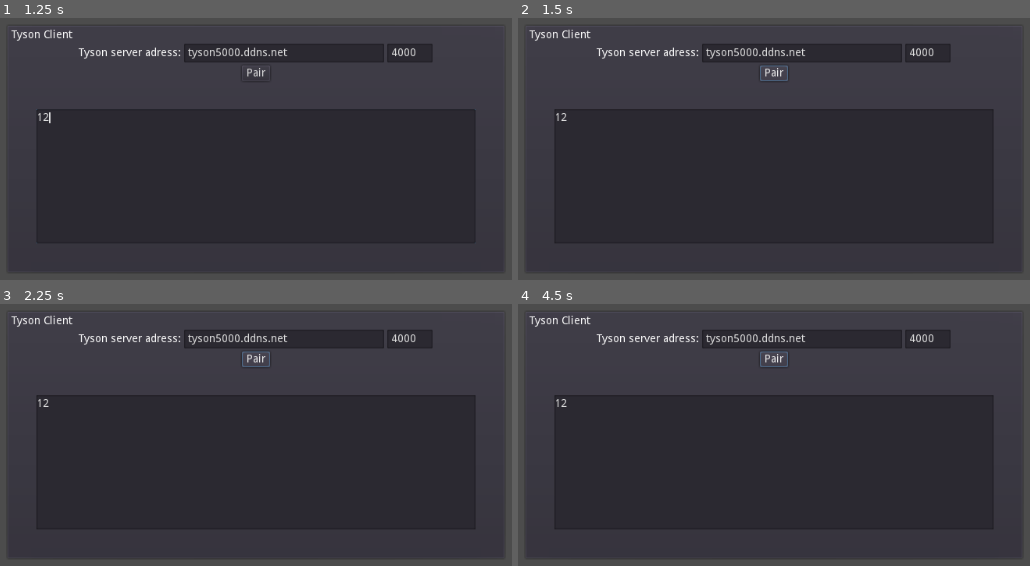
Above: before the commit, frames 1-4 (two rows, left to right).
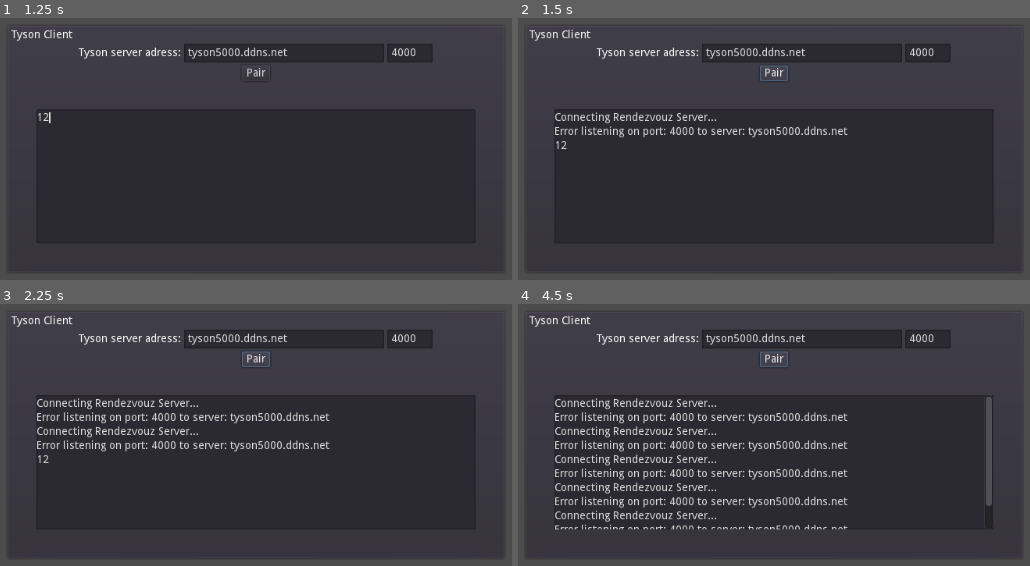
Above: after the commit, the same moments.

Repository: dalton5000/tyson
Game: Godot game, scene res://Lobby.tscn
Two runs of this game, one before a commit and one after it. Both use one fixed random seed, a clock stepped at 60 frames per second and the inputs below.
Inputs (mouse positions are in pixels of both pictures, inside the frame that each line leads up to):
- Up to frame 1 (1.25 s): click (256, 175) at 0.52 s; type "12" at 0.6 s
- Up to frame 2 (1.5 s): click "Pair" at 1.25 s
- Up to frame 3 (2.25 s): click "Pair" at 2 s
- Up to frame 4 (4.5 s): click "Pair" at 2.75 s; tap Enter at 3.5 s; tap Space at 4.25 s

Frame 1 is identical in both runs. In frame 2, 1.4% of the frame differs, in the area x 7-65%, y 35-50%; in frame 3, 2.7%; in frame 4, 6.5%, in the area x 7-93%, y 35-87%.
Error before the commit: Invalid type in function 'listen' in base 'PacketPeerUDP'. Cannot convert argument 1 from String to int. (res://udp_traversal.gd:77)

Commit message:
fix type error

Diff:
--- a/godot-client/Lobby.gd
+++ b/godot-client/Lobby.gd
@@ -10,7 +10,7 @@
 
 func _on_Pair_pressed():
 	udp_traversal.rendevouz_address = $CenterContainer/PanelContainer/VBoxContainer/HBoxContainer2/Adress.text
-	udp_traversal.rendevouz_port = $CenterContainer/PanelContainer/VBoxContainer/HBoxContainer2/Port.text
+	udp_traversal.rendevouz_port = int( $CenterContainer/PanelContainer/VBoxContainer/HBoxContainer2/Port.text )
 	udp_traversal.start_server_contact()
 
 
